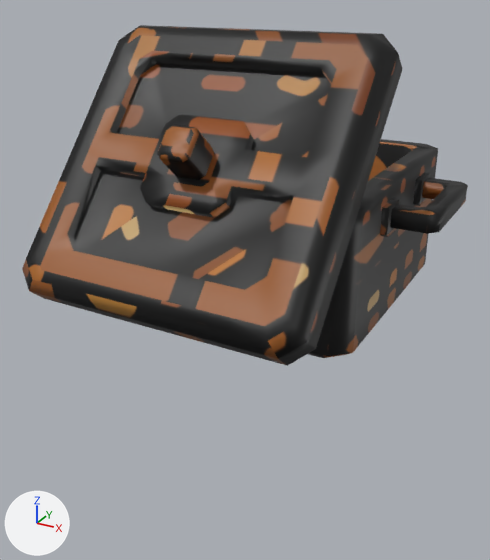
The FBX model Reference/Resource/Mesh/Animation/Basecamp/BC_cauldron02_close.fbx as it was, and as the next commit left it.
The view is the same before and after, from a 50 mm camera at (0.0451, -0.0924, 0.0595) aimed at (0.0007, -0.0117, 0.0191). Arrows for +X, +Y and +Z are at lower left; the lights stay in place. Where no turn or scale is listed for an object, it has been applied to the vertices. Vertices at the same position are counted once.

Names of what the first picture shows: 'model02', 'model02 1'.
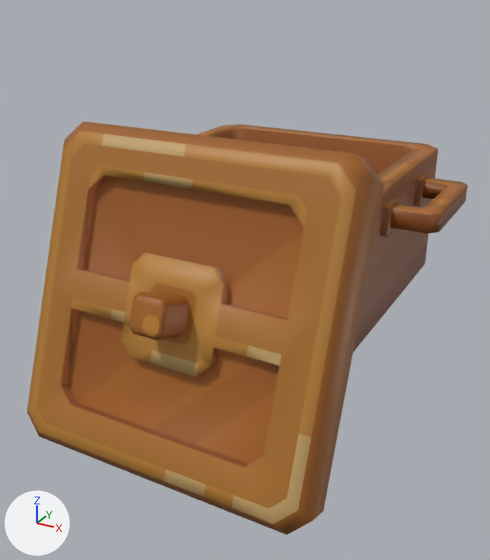
ob_pot_cap is not drawn itself; it is the parent of ob_model02_1.

Edits to the bpy script that builds the scene:
```text
Change me_model02_1:
    where me_model02_1.from_pydata(...)  # 164 vertices, 314 faces; spans x -2.05..2.05, y -0.47..0.47, z -2.05..2.05
    used by ob_model02_1
    me_model02_1 part 2: texture (UV) coordinates of 314 of 314 faces, centred in x -2.05..2.05, y -0.47..0.47, z -2.05..2.05, changed; they spanned u 0.0..1.0, v 0.0..0.95 and now span u 0.02..0.98, v 0.02..0.98
Change me_model02:
    where me_model02.from_pydata(...)  # 180 vertices, 308 faces; spans x -0.0271..0.0271, y -0.02..0.02, z -0.0003..0.021
    used by ob_model02
    me_model02 part 1: texture (UV) coordinates of 308 of 308 faces, centred in x -0.0271..0.0271, y -0.02..0.02, z -0.0003..0.021, changed; they spanned u 0.0..0.99, v 0.0..0.99 and now span u 0.02..0.95, v 0.02..0.97
Change ob_pot_cap:
    ob_pot_cap.location: (0.0, 1.084, 2.397) -> (0.0, -0.732, 3.063)
    ob_pot_cap.rotation_euler: (0.855, 0.0, 0.0) -> (1.222, 0.0, 0.0)  # degrees (49, 0, 0) -> degrees (70, 0, 0)
    ob_pot_cap.scale: (1.0, 1.0, 1.0) -> (1.1, 1.1, 1.1)
```

Location of each change, [x1, y1, x2, y2] in pixels of the pictures (490 x 560 px):
'model02 1', surface changed, moved, turned, rescaled: before [22, 25, 402, 366]; after [27, 121, 384, 535]
part 1 of me_model02, surface changed (black to brown): before [308, 139, 468, 358]; after [196, 124, 468, 352]
